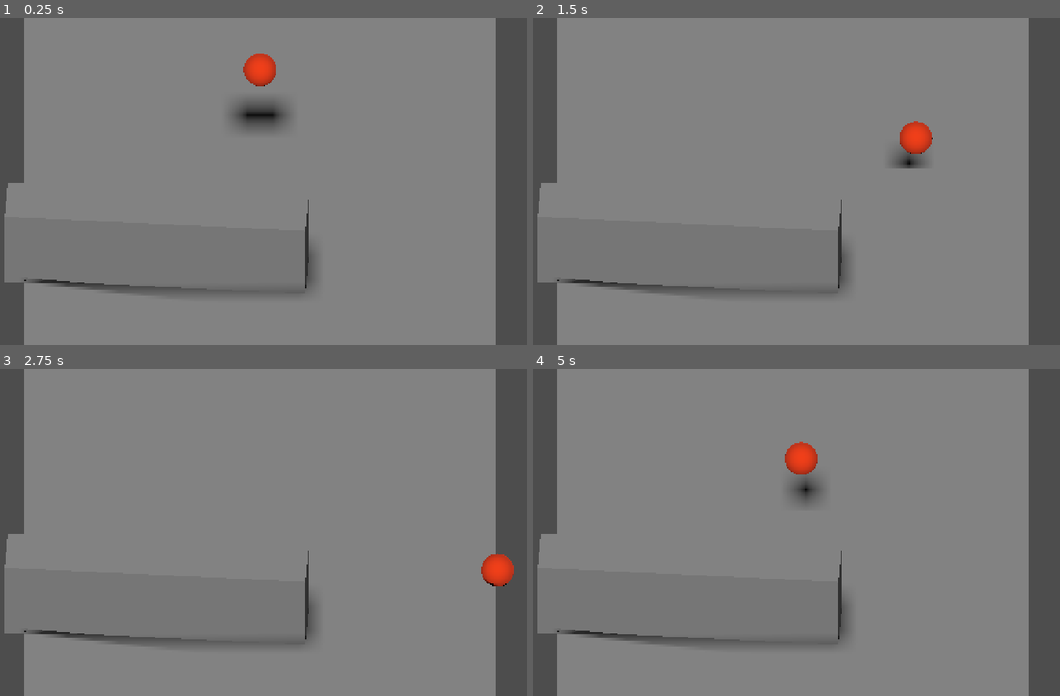
Above: before the commit, frames 1-4 (two rows, left to right).
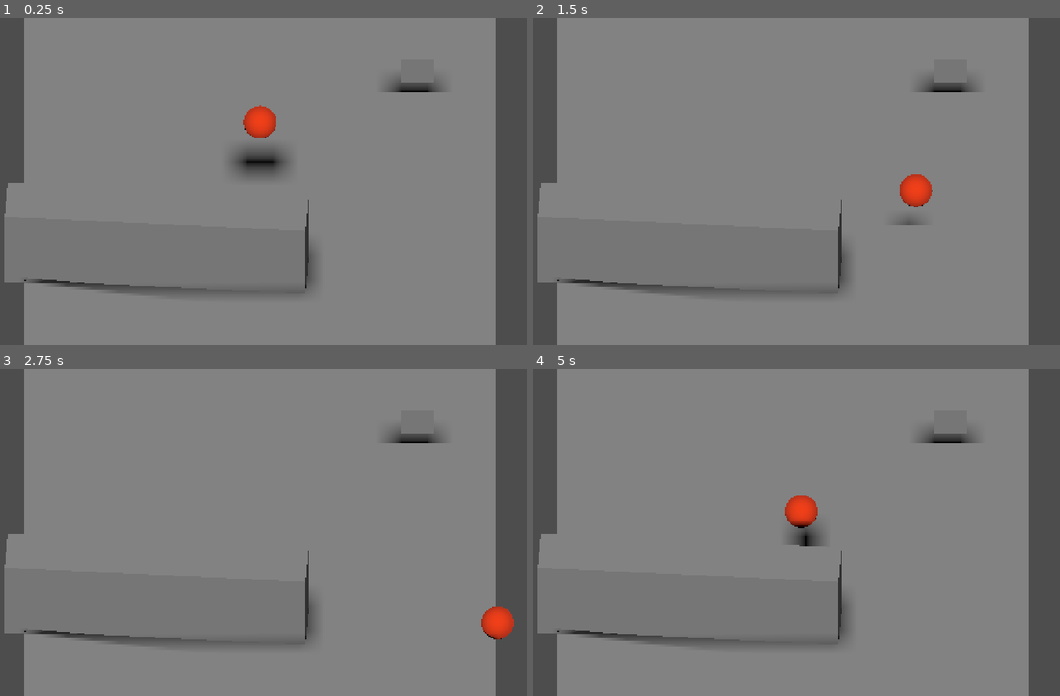
Above: after the commit, the same moments.

Repository: ghostlysleuth/NihiloGDC
Game: Godot game, scene res://testWorld.tscn
The game is run twice, just before and just after one commit, with the same random seed, the same clock (stepped at 60 frames per second) and the same inputs.
Inputs:
- Up to frame 1 (0.25 s): no input
- Up to frame 2 (1.5 s): tap Enter (ui_accept) at 0.5, 0.6, 1.35 s; hold Right (ui_right) 0.53-1.28 s; tap M (jump) at 0.77 s; hold Down (ui_down) from 1.28 s (still down)
- Up to frame 3 (2.75 s): tap M (jump) at 1.52 s; release Down (ui_down) at 2.03 s; hold Right (ui_right) from 2.03 s (still down); tap Enter (ui_accept) at 2.1 s
- Up to frame 4 (5 s): release Right (ui_right) at 2.78 s; hold Up (ui_up) 2.78-3.53 s; tap Enter (ui_accept) at 2.85, 3.6, 4.35 s; tap M (jump) at 3.02, 3.77, 4.52 s; hold Left (ui_left) from 3.53 s (still down)

The runs differ from the first frame. In frame 1, 2.6% of the frame differs, in the area x 43-85%, y 10-49%; in frame 2, 1.6%; in frame 3, 1.3%; in frame 4, 2.0%.
Error after the commit: Parse Error: Annotation "@icon" must be at the top of the script, before "extends" and "class_name". (res://Game/Scripts/fish_interface.gd:4)

Commit message:
Fish_interface

Diff:
--- a/IShouldHaveStayed/Game/Scenes/fish_interface.tscn
+++ b/IShouldHaveStayed/Game/Scenes/fish_interface.tscn
@@ -1,12 +1,20 @@
-[gd_scene load_steps=3 format=3 uid="uid://ce7b4b50b2sgs"]
+[gd_scene load_steps=5 format=3 uid="uid://ce7b4b50b2sgs"]
 
 [ext_resource type="Script" path="res://Game/Scripts/fish_interface.gd" id="1_60k17"]
 [ext_resource type="Script" path="res://Game/Scripts/FishData.gd" id="1_yqtum"]
 
+[sub_resource type="SphereShape3D" id="SphereShape3D_0ylma"]
+
+[sub_resource type="BoxMesh" id="BoxMesh_3k8lk"]
+
 [node name="fish_interface" type="CharacterBody3D"]
-script = ExtResource( "1_60k17" )
+script = ExtResource("1_60k17")
 
 [node name="CollisionShape3d" type="CollisionShape3D" parent="."]
+shape = SubResource("SphereShape3D_0ylma")
 
 [node name="FishData" type="Node" parent="."]
-script = ExtResource( "1_yqtum" )
+script = ExtResource("1_yqtum")
+
+[node name="MeshInstance3d" type="MeshInstance3D" parent="."]
+mesh = SubResource("BoxMesh_3k8lk")
--- a/IShouldHaveStayed/Game/Scripts/fish_interface.gd
+++ b/IShouldHaveStayed/Game/Scripts/fish_interface.gd
@@ -5,33 +5,21 @@
 
 @onready var fishData: Node = $FishData
 
+signal fish_died
+
 const SPEED:float = 5.0
 const JUMP_VELOCITY = 4.5
+
+const DIR:Vector3 = Vector3.FORWARD
 
 # Get the gravity from the project settings to be synced with RigidBody nodes.
 var gravity = ProjectSettings.get_setting("physics/3d/default_gravity")
 
 func _process(delta):
-	pass
+    pass
 
 func _physics_process(delta):
-	# Add the gravity.
-	if not is_on_floor():
-		velocity.y -= gravity * delta
+    var direction =  DIR
+    velocity = direction * SPEED
 
-	# Handle Jump.
-	if Input.is_action_just_pressed("ui_accept") and is_on_floor():
-		velocity.y = JUMP_VELOCITY
-
-	# Get the input direction and handle the movement/deceleration.
-	# As good practice, you should replace UI actions with custom gameplay actions.
-	var input_dir = Input.get_vector("ui_left", "ui_right", "ui_up", "ui_down")
-	var direction = (transform.basis * Vector3(input_dir.x, 0, input_dir.y)).normalized()
-	if direction:
-		velocity.x = direction.x * SPEED
-		velocity.z = direction.z * SPEED
-	else:
-		velocity.x = move_toward(velocity.x, 0, SPEED)
-		velocity.z = move_toward(velocity.z, 0, SPEED)
-
-	move_and_slide()
+    move_and_slide()
--- a/IShouldHaveStayed/project.godot
+++ b/IShouldHaveStayed/project.godot
@@ -22,23 +22,23 @@
 
 config/name="IShouldHaveStayed"
 run/main_scene="res://testWorld.tscn"
+config/features=PackedStringArray("4.0")
 config/icon="res://icon.svg"
-config/features=PackedStringArray("4.0", "Vulkan Clustered")
 
 [display]
 
 window/size/viewport_width=480
 window/size/viewport_height=270
-window/size/fullscreen=true
 window/size/window_width_override=1920
 window/size/window_height_override=1080
 window/stretch/mode="viewport"
 window/stretch/aspect="ignore"
+window/size/fullscreen=true
 
 [input]
 
 jump={
 "deadzone": 0.5,
-"events": [Object(InputEventKey,"resource_local_to_scene":false,"resource_name":"","device":0,"window_id":0,"store_command":true,"alt_pressed":false,"shift_pressed":false,"meta_pressed":false,"command_pressed":false,"pressed":false,"keycode …(65 unchanged characters)…
+"events": [Object(InputEventKey,"resource_local_to_scene":false,"resource_name":"","device":0,"window_id":0,"alt_pressed":false,"shift_pressed":false,"ctrl_pressed":false,"meta_pressed":false,"pressed":false,"keycode …(65 unchanged characters)…
 ]
 }
--- a/IShouldHaveStayed/testWorld.tscn
+++ b/IShouldHaveStayed/testWorld.tscn
@@ -1,6 +1,7 @@
-[gd_scene load_steps=6 format=3 uid="uid://bmaqvesfqo3yk"]
+[gd_scene load_steps=7 format=3 uid="uid://bmaqvesfqo3yk"]
 
 [ext_resource type="PackedScene" uid="uid://cxy2xociogn7g" path="res://cube.tscn" id="1_giw74"]
+[ext_resource type="PackedScene" uid="uid://ce7b4b50b2sgs" path="res://Game/Scenes/fish_interface.tscn" id="2_56qco"]
 
 [sub_resource type="PlaneMesh" id="PlaneMesh_j6eic"]
 
@@ -13,8 +14,8 @@
 
 [node name="Node3d" type="Node3D"]
 
-[node name="cube" parent="." instance=ExtResource( "1_giw74" )]
-transform = Transform3D(1, 0, 0, 0, 1, 0, 0, 0, 1, 0, 3.54199, 0)
+[node name="cube" parent="." instance=ExtResource("1_giw74")]
+transform = Transform3D(1, 0, 0, 0, 1, 0, 0, 0, 1, 0, 3.54199, 2.27281)
 
 [node name="Camera3d" type="Camera3D" parent="."]
 transform = Transform3D(1, 0, 0, 0, 0.707107, 0.707107, 0, -0.707107, 0.707107, 0.267387, 44.7309, 46.3576)
@@ -26,24 +27,27 @@
 
 [node name="MeshInstance3d" type="MeshInstance3D" parent="StaticBody3d"]
 transform = Transform3D(7.19922, 0, 0, 0, 1, 0, 0, 0, 9.13065, 0, 0, 0)
-mesh = SubResource( "PlaneMesh_j6eic" )
+mesh = SubResource("PlaneMesh_j6eic")
 skeleton = NodePath("../..")
 
 [node name="CollisionShape3d" type="CollisionShape3D" parent="StaticBody3d"]
-shape = SubResource( "WorldBoundaryShape3D_win1e" )
+shape = SubResource("WorldBoundaryShape3D_win1e")
 
 [node name="wall" type="StaticBody3D" parent="."]
 transform = Transform3D(0.0660649, 0, 0.997815, 0, 1, 0, -0.997815, 0, 0.0660649, -3.15734, 1.30351, 5.41195)
 
 [node name="MeshInstance3d" type="MeshInstance3D" parent="wall"]
 transform = Transform3D(1.49276, 0, 0, 0, 2.81343, 0, 0, 0, 9.20041, 0, 0, 0)
-mesh = SubResource( "BoxMesh_ueade" )
+mesh = SubResource("BoxMesh_ueade")
 skeleton = NodePath("../..")
 
 [node name="CollisionShape3d" type="CollisionShape3D" parent="wall"]
 transform = Transform3D(1, 0, 0, 0, 1, 0, 0, 0, 3.65169, 0, 0, 0)
-shape = SubResource( "BoxShape3D_jirnm" )
+shape = SubResource("BoxShape3D_jirnm")
 
 [node name="OmniLight3d" type="DirectionalLight3D" parent="."]
-transform = Transform3D(1, 0, 0, 0, 0.633232, 0.773962, 0, -0.773962, 0.633232, 0, 7.65302, 0)
+transform = Transform3D(1, 0, 0, 0, 0.633232, 0.773962, 0, -0.773962, 0.633232, 0, 7.65302, 1.40787)
 shadow_enabled = true
+
+[node name="fish_interface" parent="." instance=ExtResource("2_56qco")]
+transform = Transform3D(0.999804, 0, -0.0197907, 0, 1, 0, 0.0197907, 0, 0.999804, 4.80254, 1.07961, -2.59546)
